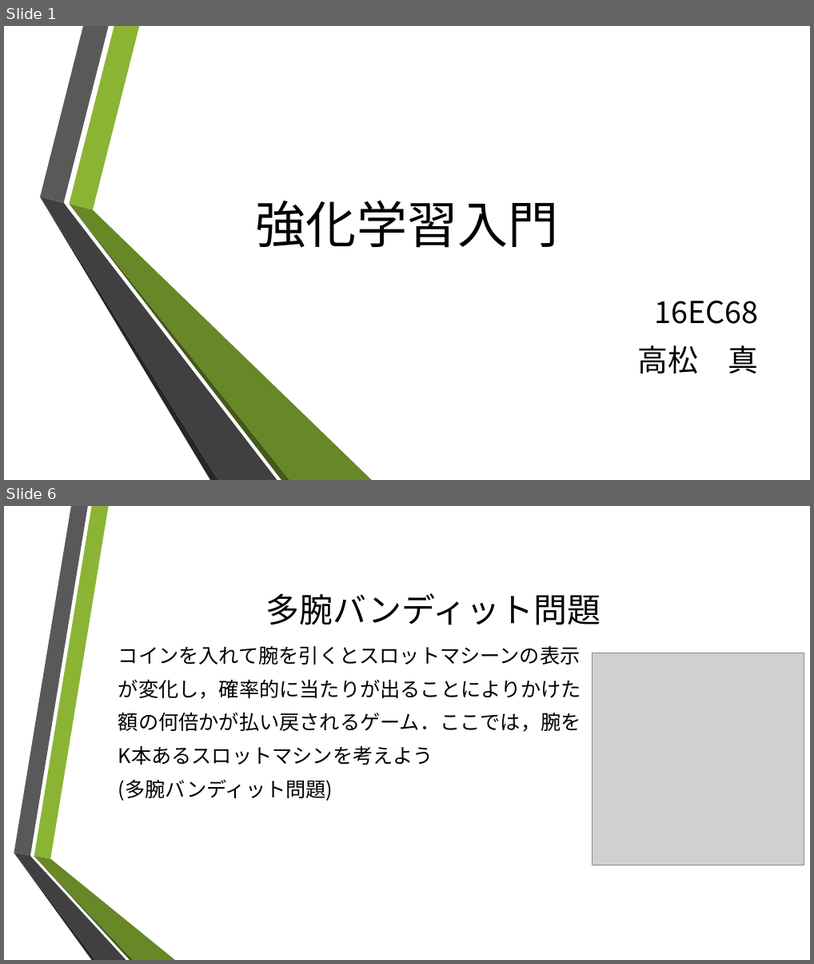
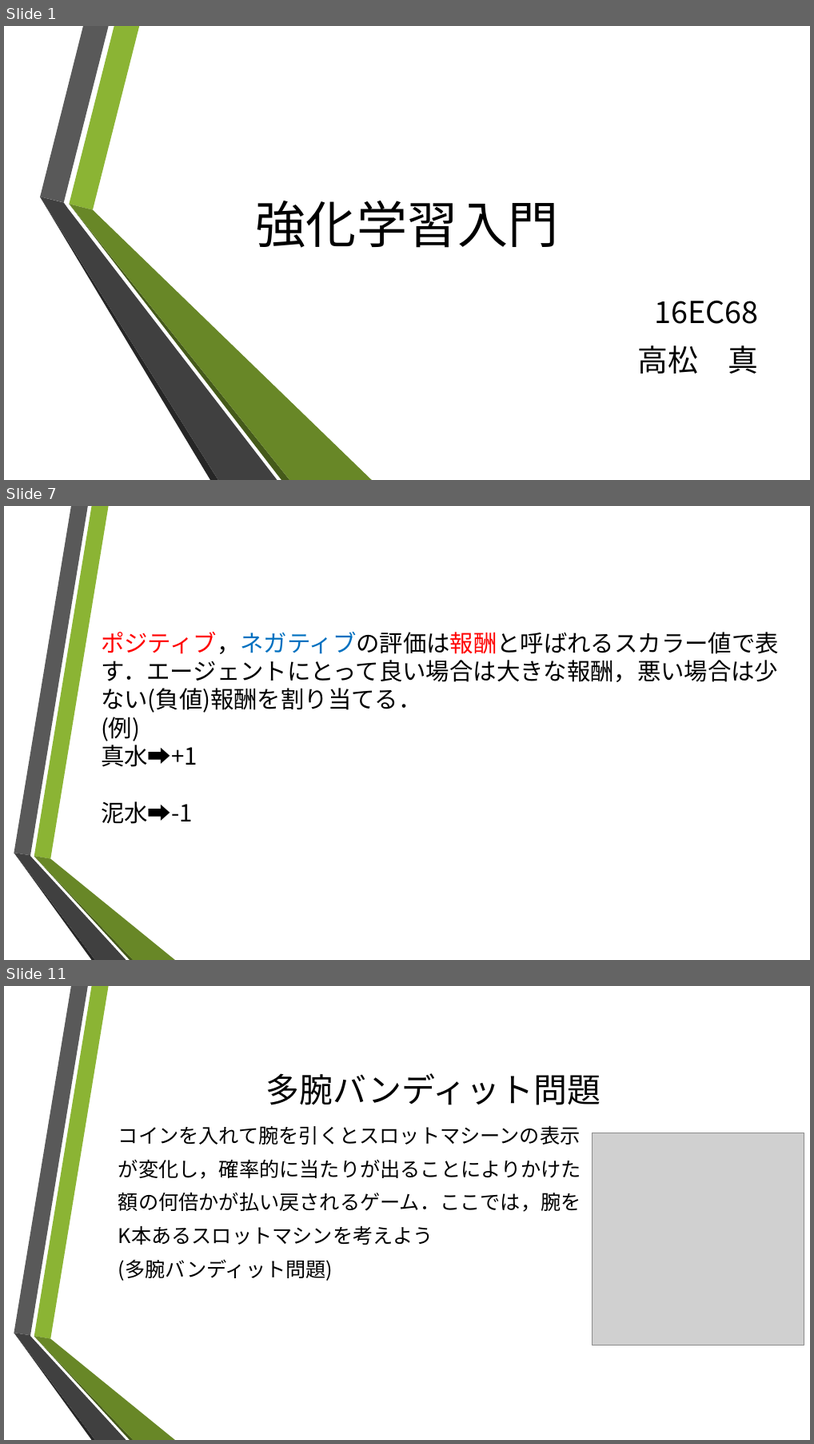
Before and after one commit to makototakamatsu/rainforcement_learning, a slide deck: 強化学習入門2.pptx. Shown one above the other, each under a label of ours: slides 1 and 6 before the commit, slides 1, 7 and 11 after it; the slides between them are not shown. The pictures are 814x964 and 814x1444 pixels, drawn with LibreOffice and Linux fonts; fonts in the diff are those of the drawing; grey boxes stand for pictures; background and template pictures are left out. Boxes give left, top, right and bottom in pixels: in the first picture for what was removed or moved away, otherwise in the second. Text is boxed around its words. In the diff, an @@ line names an element or a change of style, - is before the commit and + after.

```diff
--- a/強化学習入門2.pptx
+++ b/強化学習入門2.pptx
@@ slide 7 added at bbox=[4, 506, 810, 960], background picture (left out); not listed: 6 template elements that a slide beside it also shows @@
@@ text added at bbox=[101, 632, 779, 824], 28 pt, text #000000 @@
+ポジティブ，ネガティブの評価は報酬と呼ばれるスカラー値で表す．エージェントにとって良い場合は大きな報酬，悪い場合は少ない(負値)報酬を割り当てる．
+(例)
+真水➡+1
+泥水➡-1
@@ what was slide 6 is now slide 11 @@
```
Also in this commit, not shown: 6 slides changed, 6 other slides added, 2 slides removed.
